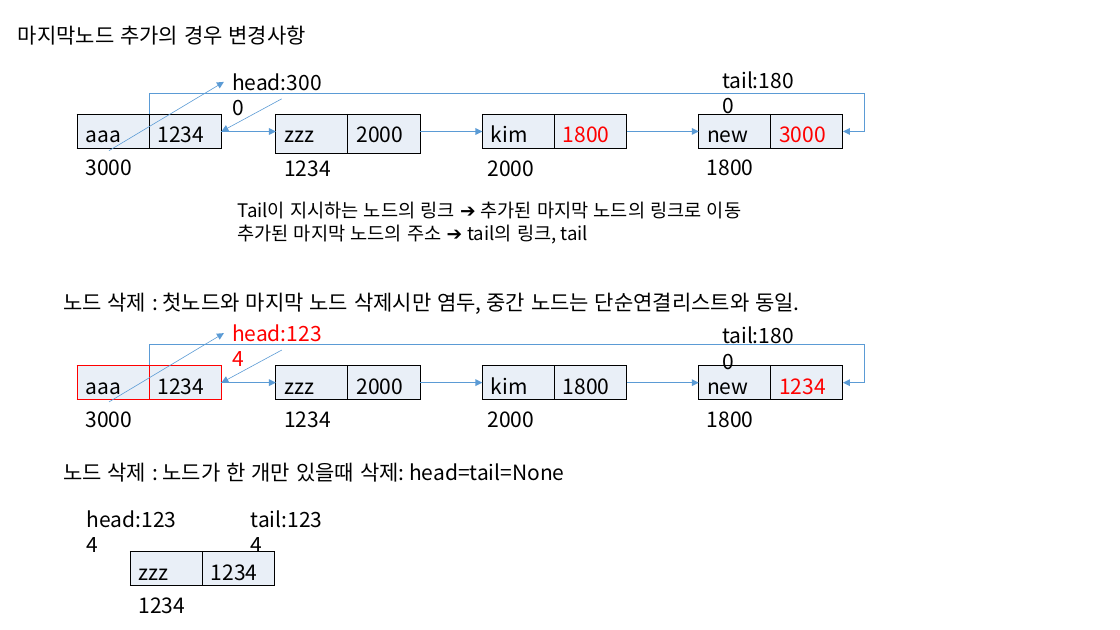
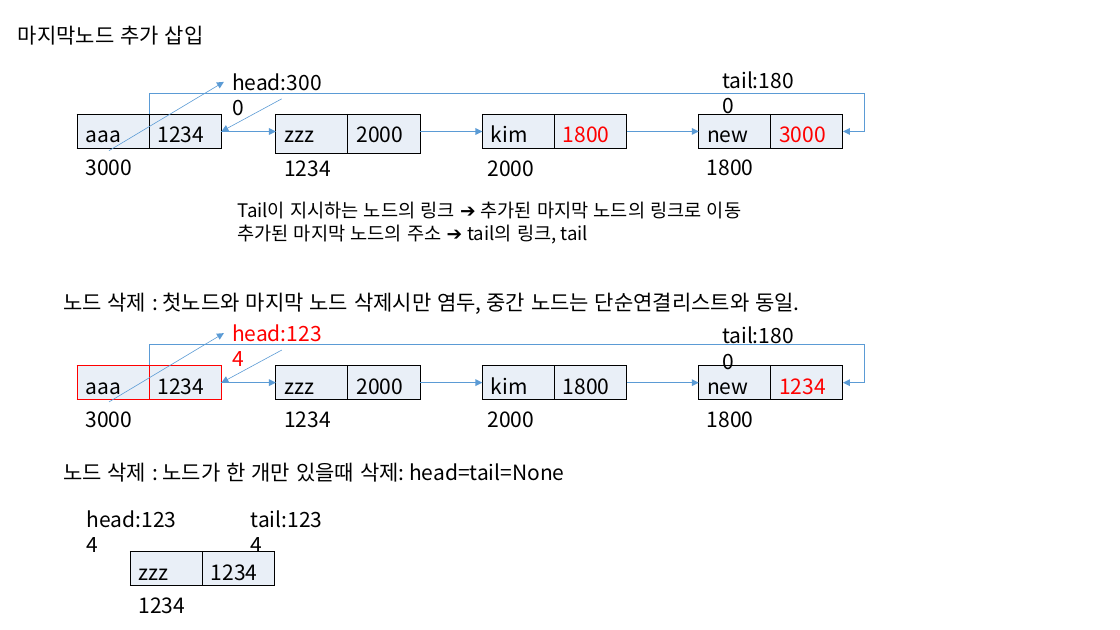
Before and after one commit to linkz73/pythonDataStructure, a slide deck: slide 2 of circularLinkedList 수업자료.pptx. Drawn at 1120x630 pixels with LibreOffice and Linux fonts; fonts in the diff are those of the drawing. Boxes give left, top, right and bottom in pixels: in the first picture for what was removed or moved away, otherwise in the second. Text is boxed around its words. In the diff, an @@ line names an element or a change of style, - is before the commit and + after.

Commit message:
수업자료 추가

```diff
--- a/circularLinkedList 수업자료.pptx
+++ b/circularLinkedList 수업자료.pptx
@@ text at (18,25,204,45): text changed @@
-마지막노드 추가의 경우 변경사항
+마지막노드 추가 삽입
```
Also in this commit, not shown: 1 other slide changed, 4 other files.
